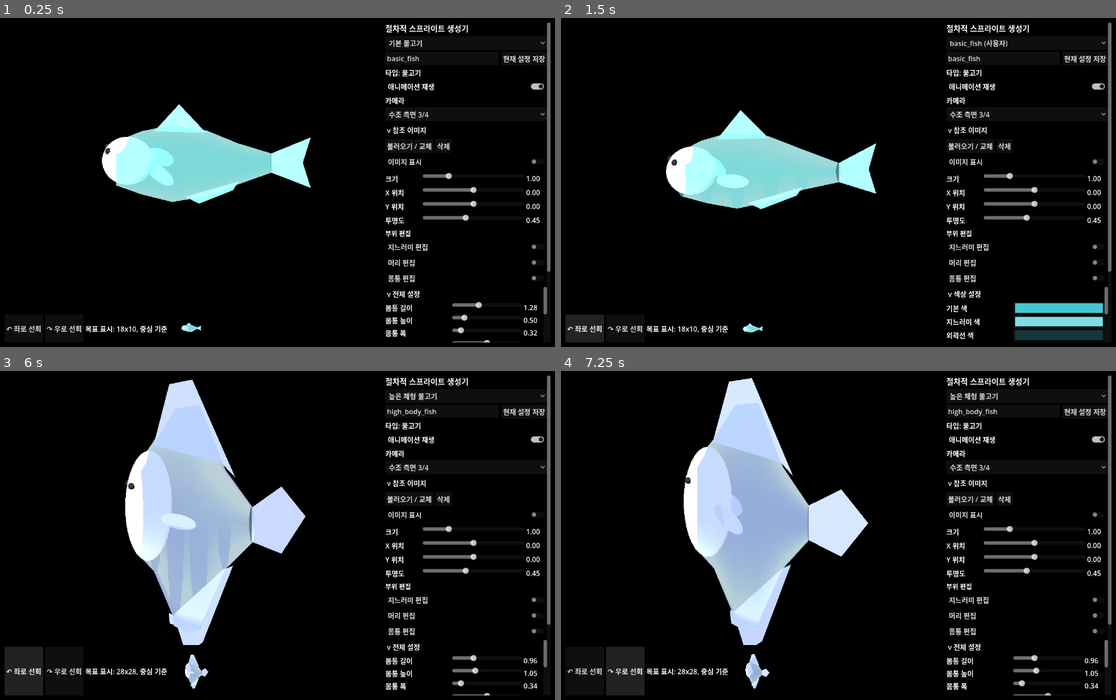
Above: before the commit, frames 1-4 (two rows, left to right).
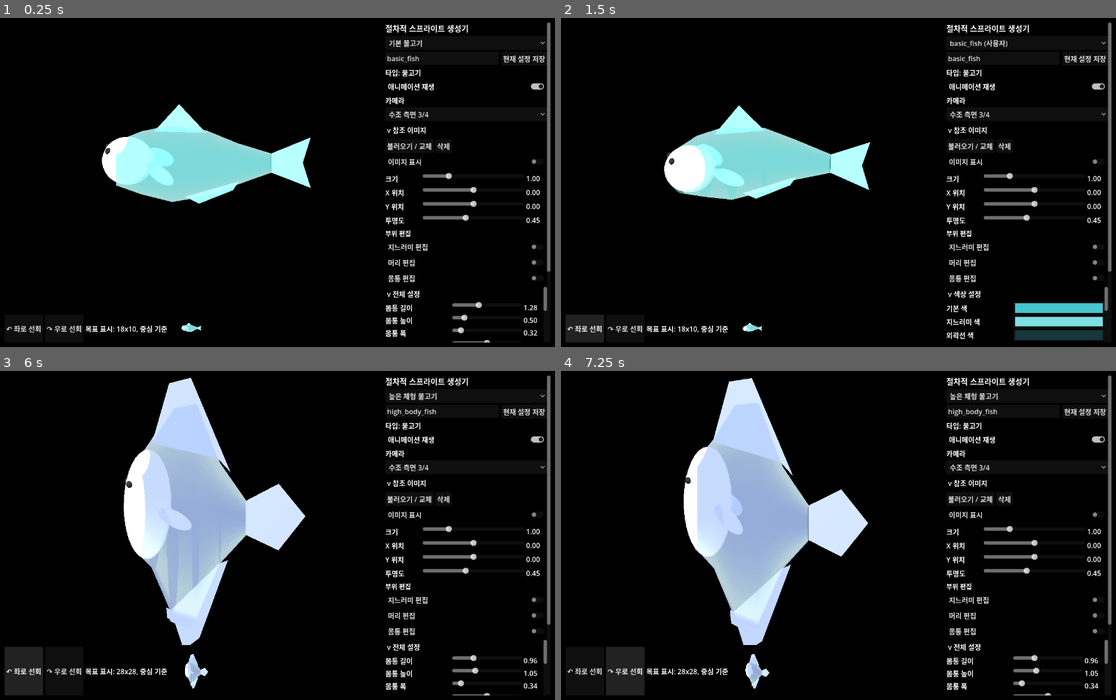
Above: after the commit, the same moments.

Repository: currywhaleshark/aquarium_sprite_mock-up_generator
Game: Godot game, scene res://scenes/Main.tscn
Two runs of this game, one before a commit and one after it. Both use one fixed random seed, a clock stepped at 60 frames per second and the inputs below.
Inputs:
- Up to frame 1 (0.25 s): no input
- Up to frame 2 (1.5 s): click "현재 설정 저장" at 0.5 s; click "↶ 좌로 선회" at 1.25 s
- Up to frame 3 (6 s): click "↷ 우로 선회" at 2 s; click "basic_fish (사용자)" at 2.75 s; click "애니메이션 재생" at 3.5 s; click "바닥 생활형 물고기" at 4.25 s; click "수조 측면 3/4" at 5 s; click "↶ 좌로 선회" at 5.75 s
- Up to frame 4 (7.25 s): click "↷ 우로 선회" at 6.5 s

The runs differ from the first frame. In frame 1, less than 0.1% of the frame differs, in the area x 97-99%, y 88-91%; in frame 2, 3.3%, in the area x 18-99%, y 26-96%; in frame 3, 2.3%; in frame 4, less than 0.1%.

Commit message:
Refine turn kinematics: accelerate head bend via cube root and delay global yaw rotation

Diff:
--- a/scripts/creature/BodyProfile.gd
+++ b/scripts/creature/BodyProfile.gd
@@ -13,7 +13,13 @@
 		"fin_flap_amount": 3.0,
 		"fin_yaw_follow_strength": 0.15,
 		"median_fin_flap_amount": 1.0,
-		"median_fin_flap_phase": 0.50
+		"median_fin_flap_phase": 0.50,
+		"turn_tail_lag": 0.90,
+		"inside_pectoral_fold": 0.30,
+		"outside_pectoral_brace": 0.20,
+		"turn_curve_bias": 0.80,
+		"turn_median_fin_bias": 0.20,
+		"turn_bank_roll": 5.0
 	},
 	"general": {
 		"body_wave_amount": 0.35,
@@ -24,7 +30,13 @@
 		"fin_flap_amount": 6.0,
 		"fin_yaw_follow_strength": 0.25,
 		"median_fin_flap_amount": 1.5,
-		"median_fin_flap_phase": 0.50
+		"median_fin_flap_phase": 0.50,
+		"turn_tail_lag": 0.75,
+		"inside_pectoral_fold": 0.80,
+		"outside_pectoral_brace": 0.50,
+		"turn_curve_bias": 0.50,
+		"turn_median_fin_bias": 0.50,
+		"turn_bank_roll": 10.0
 	},
 	"mackerel": {
 		"body_wave_amount": 0.26,
@@ -35,7 +47,13 @@
 		"fin_flap_amount": 4.5,
 		"fin_yaw_follow_strength": 0.20,
 		"median_fin_flap_amount": 1.0,
-		"median_fin_flap_phase": 0.50
+		"median_fin_flap_phase": 0.50,
+		"turn_tail_lag": 0.60,
+		"inside_pectoral_fold": 0.70,
+		"outside_pectoral_brace": 0.80,
+		"turn_curve_bias": 0.40,
+		"turn_median_fin_bias": 0.40,
+		"turn_bank_roll": 15.0
 	},
 	"tuna": {
 		"body_wave_amount": 0.12,
@@ -46,7 +64,13 @@
 		"fin_flap_amount": 2.5,
 		"fin_yaw_follow_strength": 0.12,
 		"median_fin_flap_amount": 0.6,
-		"median_fin_flap_phase": 0.50
+		"median_fin_flap_phase": 0.50,
+		"turn_tail_lag": 0.60,
+		"inside_pectoral_fold": 0.70,
+		"outside_pectoral_brace": 0.80,
+		"turn_curve_bias": 0.40,
+		"turn_median_fin_bias": 0.40,
+		"turn_bank_roll": 15.0
 	},
 	"puffer": {
 		"body_wave_amount": 0.08,
@@ -57,7 +81,13 @@
 		"fin_flap_amount": 12.0,
 		"fin_yaw_follow_strength": 0.10,
 		"median_fin_flap_amount": 8.0,
-		"median_fin_flap_phase": 0.25
+		"median_fin_flap_phase": 0.25,
+		"turn_tail_lag": 0.30,
+		"inside_pectoral_fold": 0.90,
+		"outside_pectoral_brace": 0.70,
+		"turn_curve_bias": 0.10,
+		"turn_median_fin_bias": 0.85,
+		"turn_bank_roll": 2.0
 	},
 	"boxfish": {
 		"body_wave_amount": 0.03,
@@ -68,7 +98,13 @@
 		"fin_flap_amount": 8.0,
 		"fin_yaw_follow_strength": 0.08,
 		"median_fin_flap_amount": 5.0,
-		"median_fin_flap_phase": 0.25
+		"median_fin_flap_phase": 0.25,
+		"turn_tail_lag": 0.30,
+		"inside_pectoral_fold": 0.90,
+		"outside_pectoral_brace": 0.70,
+		"turn_curve_bias": 0.10,
+		"turn_median_fin_bias": 0.85,
+		"turn_bank_roll": 2.0
 	}
 }
 const MOTION_MODE_KEYS := [
@@ -80,7 +116,13 @@
 	"fin_flap_amount",
 	"fin_yaw_follow_strength",
 	"median_fin_flap_amount",
-	"median_fin_flap_phase"
+	"median_fin_flap_phase",
+	"turn_tail_lag",
+	"inside_pectoral_fold",
+	"outside_pectoral_brace",
+	"turn_curve_bias",
+	"turn_median_fin_bias",
+	"turn_bank_roll"
 ]
 const UNUSED_PARAMETER_KEYS := [
 	"overall_scale",
@@ -240,7 +282,8 @@
 		"body_wave_amount", "body_wave_start", "body_wave_falloff",
 		"tail_fin_extra_swing", "fin_flap_amount",
 		"fin_yaw_follow_strength", "median_fin_flap_amount", "median_fin_flap_phase",
-		"idle_bob_amount"
+		"idle_bob_amount", "turn_tail_lag", "inside_pectoral_fold",
+		"outside_pectoral_brace", "turn_curve_bias", "turn_median_fin_bias", "turn_bank_roll"
 	])
 	updated["visual_profile"] = _pick(parameters, [
 		"base_color", "belly_color", "secondary_color", "fin_color", "outline_color",
--- a/scripts/creature/FishRig.gd
+++ b/scripts/creature/FishRig.gd
@@ -360,8 +360,18 @@
 	var global_sway := param_float("global_sway_amount", param_float("body_sway_amount", 3.0))
 	var tail_multiplier := param_float("tail_sway_multiplier", 1.0)
 	var tail_stem_weight := _ring_sway_weight("tail_stem", 1.0)
+
+	var turn_amount := clampf(param_float("turn_amount", 0.0), 0.0, 1.0)
+	var turn_phase := clampf(param_float("turn_phase", 0.0), 0.0, 1.0)
+	var roll_turn := turn_amount
+	if turn_amount > 0.001 and turn_phase > 0.001:
+		roll_turn = sin(PI * pow(turn_phase, 0.33))
+
+	var turn_direction := _turn_direction()
+	var roll_angle := turn_direction * roll_turn * param_float("turn_bank_roll", 10.0)
+
 	if body_pivot:
-		body_pivot.rotation_degrees.y = 0.0
+		body_pivot.rotation_degrees = Vector3(roll_angle, 0.0, 0.0)
 	if tail_pivot_1:
 		tail_pivot_1.rotation_degrees.y = delayed * global_sway * tail_multiplier * _ring_sway_weight("rear_body", 0.65)
 	if tail_pivot_2:
@@ -370,10 +380,8 @@
 		tail_fin_pivot.rotation_degrees.y = sin(loop_phase * TAU - param_float("phase_delay", 0.65) * 2.4) * global_sway * tail_multiplier * tail_stem_weight * 1.25
 	if pectoral_l:
 		pectoral_l.rotation_degrees = pectoral_l_base_rotation
-		pectoral_l.rotation_degrees.x += sin(loop_phase * TAU * 2.0) * param_float("fin_flap_amount", param_float("pectoral_flap_amount", 10.0))
 	if pectoral_r:
 		pectoral_r.rotation_degrees = pectoral_r_base_rotation
-		pectoral_r.rotation_degrees.x += sin(loop_phase * TAU * 2.0) * param_float("fin_flap_amount", param_float("pectoral_flap_amount", 10.0))
 	_deform_shell(loop_phase)
 
 func _deform_shell(loop_phase: float) -> void:
@@ -392,6 +400,22 @@
 	var turn_amount := clampf(param_float("turn_amount", 0.0), 0.0, 1.0)
 	var turn_direction := _turn_direction()
 	var turn_tail_lag := clampf(param_float("turn_tail_lag", 0.65), 0.0, 1.5)
+
+	var yaws_only_turn := PackedFloat32Array()
+	for ring_index in shell_profile.size():
+		var t := float(ring_index) / maxf(float(shell_profile.size() - 1), 1.0)
+		yaws_only_turn.append(_turn_ring_yaw(t, turn_amount, turn_direction, turn_tail_lag))
+
+	var turn_offsets := PackedFloat32Array()
+	turn_offsets.resize(shell_profile.size())
+	turn_offsets[0] = 0.0
+	for i in range(1, shell_profile.size()):
+		var prev_x := shell_profile[i-1].x
+		var curr_x := shell_profile[i].x
+		var segment_len := curr_x - prev_x
+		var avg_yaw := (yaws_only_turn[i-1] + yaws_only_turn[i]) * 0.5
+		turn_offsets[i] = turn_offsets[i-1] - sin(deg_to_rad(avg_yaw)) * segment_len
+
 	var centers := PackedVector3Array()
 	var yaws := PackedFloat32Array()
 	for ring_index in shell_profile.size():
@@ -404,10 +428,10 @@
 		var body_distribution := _body_wave_distribution(t, body_wave_start, body_wave_falloff)
 		var raw_ring_yaw := sin(loop_phase * TAU - float(ring_index) * phase_delay) * global_sway * ring_weight * effective_body_wave_amount * body_distribution
 		var ring_yaw := _soft_limit_yaw(raw_ring_yaw, body_wave_yaw_limit)
-		var turn_yaw := _turn_ring_yaw(t, turn_amount, turn_direction, turn_tail_lag)
+		var turn_yaw := yaws_only_turn[ring_index]
 		var yaw: float = bend["yaw"] + ring_yaw + turn_yaw
 		center.z += sin(loop_phase * TAU - float(ring_index) * phase_delay) * 0.012 * effective_body_wave_amount * body_distribution
-		center += _turn_ring_offset(point.x, turn_yaw)
+		center.z += turn_offsets[ring_index]
 		centers.append(center)
 		yaws.append(yaw)
 	PF.update_fish_outer_shell_bent(outer_shell, shell_profile, centers, yaws, shell_segments, PackedFloat32Array(shell_center_y_offsets))
@@ -429,16 +453,22 @@
 func _turn_ring_yaw(t: float, turn_amount: float, turn_direction: float, tail_lag: float) -> float:
 	if turn_amount <= 0.0:
 		return 0.0
-	var front_lead := lerpf(0.45, 1.0, clampf(t, 0.0, 1.0))
-	var tail_delay := pow(clampf(t, 0.0, 1.0), 1.25) * tail_lag
-	return turn_direction * turn_amount * lerpf(8.0, 38.0, front_lead) * tail_delay
-
-func _turn_ring_offset(x: float, turn_yaw: float) -> Vector3:
-	if absf(turn_yaw) <= 0.001:
-		return Vector3.ZERO
-	var pivot_x := shell_profile[0].x if not shell_profile.is_empty() else 0.0
-	var distance := maxf(x - pivot_x, 0.0)
-	return Vector3(0.0, 0.0, sin(deg_to_rad(turn_yaw)) * distance * 0.42)
+	var turn_phase := clampf(param_float("turn_phase", 0.0), 0.0, 1.0)
+	var head_amount := turn_amount
+	var tail_amount := turn_amount
+	if turn_amount > 0.001 and turn_phase > 0.001:
+		head_amount = sin(PI * pow(turn_phase, 0.33))
+		tail_amount = sin(PI * turn_phase * turn_phase)
+	var curve_bias := clampf(param_float("turn_curve_bias", 0.5), 0.0, 1.0)
+	var head_yaw_limit := 24.0
+	var tail_yaw_limit := -38.0
+	var t_clamped := clampf(t, 0.0, 1.0)
+	var head_factor := (1.0 - t_clamped) * (1.0 - t_clamped) * (1.0 + curve_bias)
+	var tail_factor := t_clamped * t_clamped * tail_lag
+	return turn_direction * (head_yaw_limit * head_factor * head_amount + tail_yaw_limit * tail_factor * tail_amount)
+
+func _turn_ring_offset(_x: float, _turn_yaw: float) -> Vector3:
+	return Vector3.ZERO
 
 func _tail_bent_center_and_yaw(x: float, tail_1_yaw: float, tail_2_yaw: float) -> Dictionary:
 	var pivot_1 := Vector3(shell_tail_pivot_1_x, 0.0, 0.0)
@@ -492,20 +522,34 @@
 	var pectoral_surface_angle := _surface_tangent_angle_degrees("center", pectoral_attach_t)
 	var pectoral_flap := sin(loop_phase * TAU * 2.0) * param_float("fin_flap_amount", param_float("pectoral_flap_amount", 10.0))
 	var turn_amount := clampf(param_float("turn_amount", 0.0), 0.0, 1.0)
+	var turn_phase := clampf(param_float("turn_phase", 0.0), 0.0, 1.0)
+	var pectoral_turn := turn_amount
+	if turn_amount > 0.001 and turn_phase > 0.001:
+		pectoral_turn = sin(PI * pow(turn_phase, 0.33))
+
 	var turn_direction := _turn_direction()
-	var pectoral_fold := clampf(param_float("inside_pectoral_fold", 0.65), 0.0, 1.5) * turn_amount
-	var left_turn_bias := -turn_direction * pectoral_fold
-	var right_turn_bias := turn_direction * pectoral_fold
+	var inside_fold := clampf(param_float("inside_pectoral_fold", 0.75), 0.0, 1.5) * pectoral_turn
+	var outside_brace := clampf(param_float("outside_pectoral_brace", 0.5), 0.0, 1.5) * pectoral_turn
+
+	var left_turn_bias := -inside_fold if turn_direction > 0.0 else outside_brace
+	var right_turn_bias := outside_brace if turn_direction > 0.0 else -inside_fold
+
+	var left_flap_scale := clampf(1.0 - (inside_fold if turn_direction > 0.0 else outside_brace), 0.0, 1.0)
+	var right_flap_scale := clampf(1.0 - (outside_brace if turn_direction > 0.0 else inside_fold), 0.0, 1.0)
+
+	var left_pectoral_flap := pectoral_flap * left_flap_scale
+	var right_pectoral_flap := pectoral_flap * right_flap_scale
+
 	var pectoral_offset := float(parameters.get("pectoral_fin_offset_x", 0.0))
 	var pectoral_offset_y := param_float("pectoral_offset_y", 0.0)
 	if pectoral_l:
 		pectoral_l.position = _animated_side_position(pectoral_attach_t, -0.02 + pectoral_offset_y, -pectoral_z, pectoral_offset, centers, yaws)
 		pectoral_l_base_rotation = Vector3(0.0, pectoral_yaw + 25.0, -28.0 + pectoral_surface_angle)
-		pectoral_l.rotation_degrees = pectoral_l_base_rotation + Vector3(pectoral_flap + left_turn_bias * 24.0, left_turn_bias * 16.0, left_turn_bias * 20.0)
+		pectoral_l.rotation_degrees = pectoral_l_base_rotation + Vector3(left_pectoral_flap + left_turn_bias * 24.0, left_turn_bias * 16.0, left_turn_bias * 20.0)
 	if pectoral_r:
 		pectoral_r.position = _animated_side_position(pectoral_attach_t, -0.02 + pectoral_offset_y, pectoral_z, pectoral_offset, centers, yaws)
 		pectoral_r_base_rotation = Vector3(0.0, pectoral_yaw - 25.0, -28.0 + pectoral_surface_angle)
-		pectoral_r.rotation_degrees = pectoral_r_base_rotation + Vector3(pectoral_flap + right_turn_bias * 24.0, right_turn_bias * 16.0, right_turn_bias * 20.0)
+		pectoral_r.rotation_degrees = pectoral_r_base_rotation + Vector3(right_pectoral_flap + right_turn_bias * 24.0, right_turn_bias * 16.0, right_turn_bias * 20.0)
 
 func _apply_animated_tail(loop_phase: float, centers: PackedVector3Array, yaws: PackedFloat32Array) -> void:
 	if tail_pivot_1 == null or tail_pivot_2 == null or tail_fin_pivot == null:
@@ -886,11 +930,20 @@
 	var min_z_follow := clampf(param_float("median_fin_body_z_follow", 0.45), 0.0, 1.0)
 	var z_follow_t := clampf((absf(param_float("body_wave_amount", 0.35)) - 100.0) / 1000.0, 0.0, 1.0)
 	var z_follow := lerpf(1.0, min_z_follow, z_follow_t)
+	var turn_amount := clampf(param_float("turn_amount", 0.0), 0.0, 1.0)
+	var turn_phase := clampf(param_float("turn_phase", 0.0), 0.0, 1.0)
+	var median_turn := turn_amount
+	if turn_amount > 0.001 and turn_phase > 0.001:
+		median_turn = sin(PI * pow(turn_phase, 0.33))
+
+	var turn_direction := _turn_direction()
+	var turn_median_bias_angle := param_float("turn_median_fin_bias", 0.5) * median_turn * turn_direction * 12.0
 	for point in points:
 		var t_prime := clampf(attach_t + point.x / x_span, 0.0, 1.0)
 		var tilt := clampf(sin(loop_phase * TAU - t_prime * ring_span * phase_delay) * tilt_amp, -1.2, 1.2)
 		var fin_height := maxf(point.y, 0.0)
-		var local_z := fin_height * sin(tilt)
+		var turn_bias_z := fin_height * sin(deg_to_rad(turn_median_bias_angle))
+		var local_z := fin_height * sin(tilt) + turn_bias_z
 		var surface_margin := margin + fin_height * cos(tilt)
 		var animated_point := _animated_surface_position(side, t_prime, surface_margin, local_z, 0.0, centers, yaws)
 		animated_point.z = lerpf(pivot_surface.z, animated_point.z, z_follow)
--- a/scripts/tools/BodyEditorModelTest.gd
+++ b/scripts/tools/BodyEditorModelTest.gd
@@ -5,6 +5,7 @@
 func _ready() -> void:
 	var fish: FishRig = FishRigScript.new()
 	add_child(fish)
+	fish.auto_animate = false
 	fish.set_parameters({
 		"shell_enabled": 1.0,
 		"body_length": 1.45,
--- a/scripts/ui/Main.gd
+++ b/scripts/ui/Main.gd
@@ -573,31 +573,42 @@
 		return
 	if not turn_preview_active:
 		current_rig.rotation_degrees.y = float(preview_direction_index) * 45.0
-		_set_turn_preview_parameters(0.0, 1)
+		_set_turn_preview_parameters(0.0, 1, 0.0)
 		return
 	turn_preview_elapsed += maxf(delta, 0.0)
 	var t := clampf(turn_preview_elapsed / TURN_PREVIEW_DURATION, 0.0, 1.0)
-	var eased := t * t * (3.0 - 2.0 * t)
+	# Delay global rotation so that head bend is already entered before global yaw rotation begins
+	var rot_t := clampf((t - 0.15) / 0.85, 0.0, 1.0)
+	var eased := rot_t * rot_t * (3.0 - 2.0 * rot_t)
 	var from_yaw := float(turn_preview_from_index) * 45.0
 	var target_yaw := from_yaw + float(turn_preview_step) * 45.0
 	current_rig.rotation_degrees.y = lerpf(from_yaw, target_yaw, eased)
-	_set_turn_preview_parameters(sin(t * PI), turn_preview_step)
+	_set_turn_preview_parameters(sin(t * PI), turn_preview_step, t)
 	if t >= 1.0:
 		preview_direction_index = turn_preview_target_index
 		turn_preview_active = false
 		current_rig.rotation_degrees.y = float(preview_direction_index) * 45.0
-		_set_turn_preview_parameters(0.0, turn_preview_step)
-
-func _set_turn_preview_parameters(turn_amount: float, direction: int) -> void:
+		_set_turn_preview_parameters(0.0, turn_preview_step, 0.0)
+
+func _set_turn_preview_parameters(turn_amount: float, direction: int, turn_phase: float = 0.0) -> void:
 	if current_rig == null:
 		return
 	var parameters: Dictionary = current_rig.get("parameters")
 	parameters["turn_amount"] = clampf(turn_amount, 0.0, 1.0)
 	parameters["turn_direction"] = -1.0 if direction < 0 else 1.0
+	parameters["turn_phase"] = clampf(turn_phase, 0.0, 1.0)
 	if not parameters.has("turn_tail_lag"):
 		parameters["turn_tail_lag"] = 0.75
 	if not parameters.has("inside_pectoral_fold"):
-		parameters["inside_pectoral_fold"] = 1.0
+		parameters["inside_pectoral_fold"] = 0.8
+	if not parameters.has("outside_pectoral_brace"):
+		parameters["outside_pectoral_brace"] = 0.5
+	if not parameters.has("turn_curve_bias"):
+		parameters["turn_curve_bias"] = 0.5
+	if not parameters.has("turn_median_fin_bias"):
+		parameters["turn_median_fin_bias"] = 0.5
+	if not parameters.has("turn_bank_roll"):
+		parameters["turn_bank_roll"] = 10.0
 	current_rig.set("parameters", parameters)
 
 func _export_current() -> void:
--- a/scripts/ui/ParameterPanel.gd
+++ b/scripts/ui/ParameterPanel.gd
@@ -247,7 +247,7 @@
 		return "Color Settings"
 	if key.begins_with("head") or key.begins_with("mouth") or key.contains("snout") or key.contains("forehead") or key.contains("jaw"):
 		return "Head"
-	if key == "swim_mode" or key.begins_with("body_wave_") or k …(152 unchanged characters)… tains("follow") or key.contains("glide"):
+	if key == "swim_mode" or key.begins_with("body_wave_") or k …(152 unchanged characters)… tains("follow") or key.contains("glide") or key.contains("turn") or key.contains("fold") or key.contains("brace"):
 		return "Motion Settings"
 	if key.contains("fin") or key.contains("dorsal") or key.contains("pectoral") or key.contains("pelvic") or key.contains("anal") or key.contains("caudal"):
 		return "Fins"
